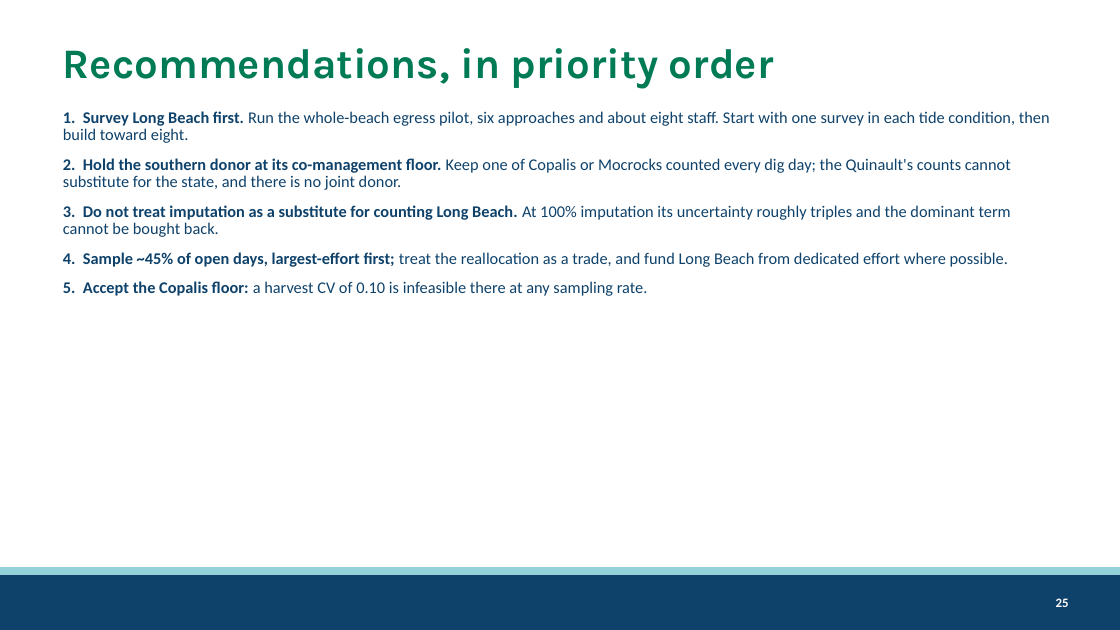
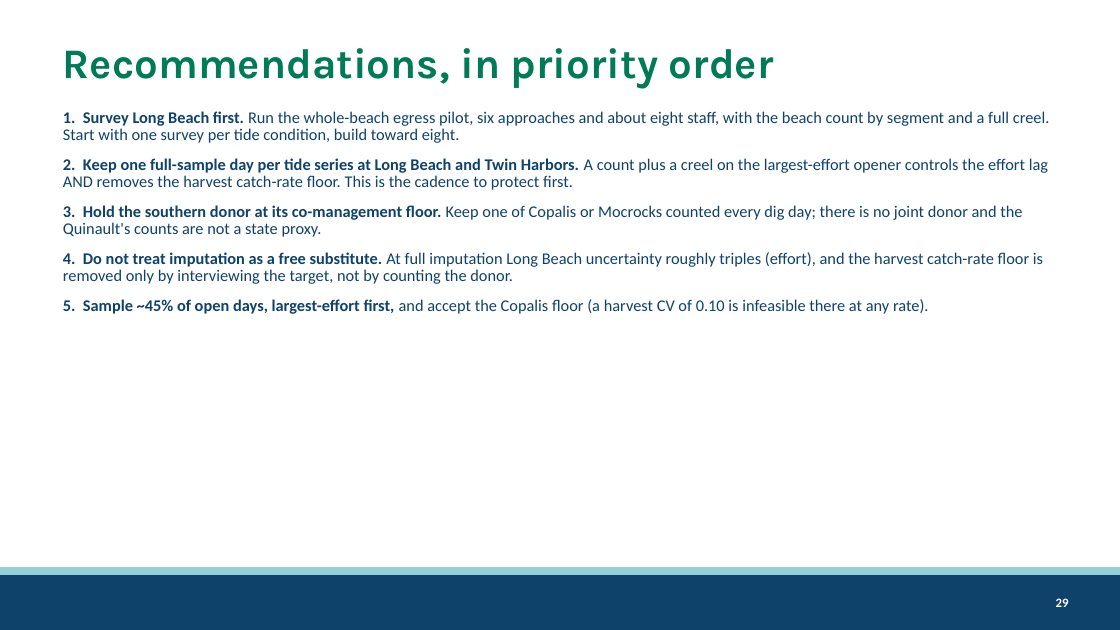
Before and after one commit to mattgeorgephd/razor-clam-harvest-monitoring, a slide deck: slide 29 of 07_presentations/razor-clam-sampling-design.pptx (slide 25 before the commit). Drawn at 1120x630 pixels with LibreOffice and Linux fonts; fonts in the diff are those of the drawing; background and template pictures are left out. Boxes give left, top, right and bottom in pixels: in the first picture for what was removed or moved away, otherwise in the second. Text is boxed around its words. In the diff, an @@ line names an element or a change of style, - is before the commit and + after.

```diff
--- a/07_presentations/razor-clam-sampling-design.pptx
+++ b/07_presentations/razor-clam-sampling-design.pptx
@@ text at [63,111,1050,314]: text changed @@
-1. Survey Long Beach first. Run the whole-beach egress pilot, six approaches and about eight staff. Start with one survey in each tide condition, then build toward eight.
-2. Hold the southern donor at its co-management floor. Keep one of Copalis or Mocrocks counted every dig day; the Quinault's counts cannot substitute for the state, and there is no joint donor.
-3. Do not treat imputation as a substitute for counting Long Beach. At 100% imputation its uncertainty roughly triples and the dominant term cannot be bought back.
-4. Sample ~45% of open days, largest-effort first; treat the reallocation as a trade, and fund Long Beach from dedicated effort where possible.
-5. Accept the Copalis floor: a harvest CV of 0.10 is infeasible there at any sampling rate.
+1. Survey Long Beach first. Run the whole-beach egress pilot, six approaches and about eight staff, with the beach count by segment and a full creel. Start with one survey per tide condition, build toward eight.
+2. Keep one full-sample day per tide series at Long Beach and Twin Harbors. A count plus a creel on the largest-effort opener controls the effort lag AND removes the harvest catch-rate floor. This is the cadence to protect first.
+3. Hold the southern donor at its co-management floor. Keep one of Copalis or Mocrocks counted every dig day; there is no joint donor and the Quinault's counts are not a state proxy.
+4. Do not treat imputation as a free substitute. At full imputation Long Beach uncertainty roughly triples (effort), and the harvest catch-rate floor is removed only by interviewing the target, not by counting the donor.
+5. Sample ~45% of open days, largest-effort first, and accept the Copalis floor (a harvest CV of 0.10 is infeasible there at any rate).
```
Also in this commit, not shown: 4 slides added, 11 other files.
